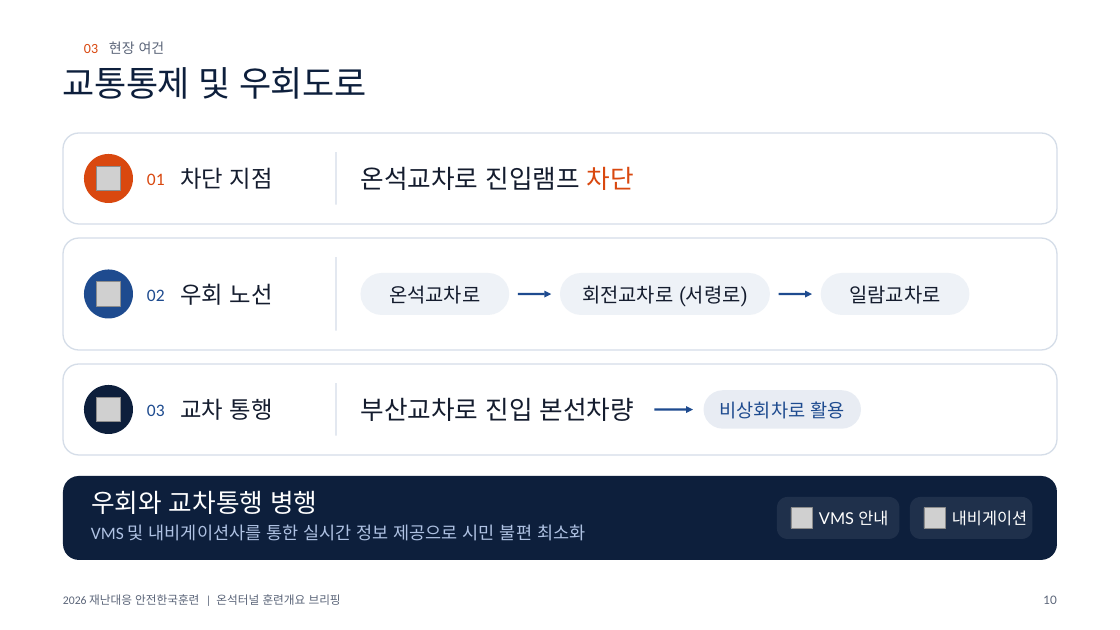
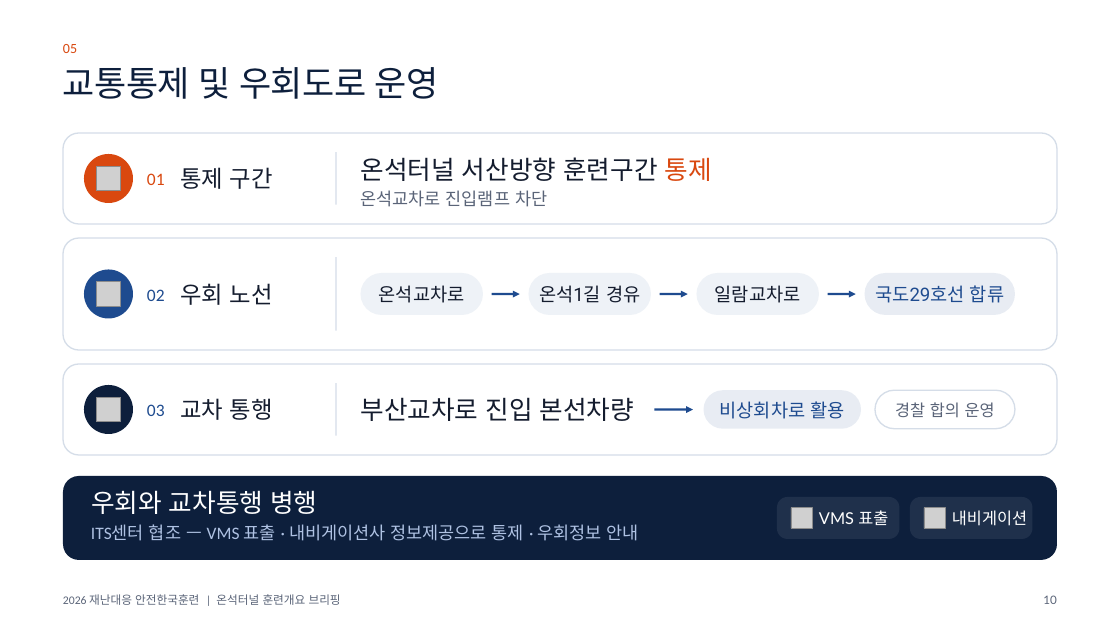
Before and after one commit to tmdgns5782-pixel/dcd, a slide deck: slide 10 of briefing/onseok-tunnel/onseok-briefing.pptx. Drawn at 1120x630 pixels with LibreOffice and Linux fonts; fonts in the diff are those of the drawing; grey boxes stand for pictures; background and template pictures are left out. Boxes give left, top, right and bottom in pixels: in the first picture for what was removed or moved away, otherwise in the second. Text is boxed around its words. In the diff, an @@ line names an element or a change of style, - is before the commit and + after.

```diff
--- a/briefing/onseok-tunnel/onseok-briefing.pptx
+++ b/briefing/onseok-tunnel/onseok-briefing.pptx
@@ text added at [63,44,77,53], 12 pt, text #D9480F @@
+05
@@ text removed at [84,41,165,54] @@
-03 현장 여건
@@ title at [63,67,439,99]: text changed @@
-교통통제 및 우회도로
+교통통제 및 우회도로 운영
@@ text at [180,167,273,189]: text changed @@
-차단 지점
+통제 구간
@@ text at [360,157,712,181]: paragraph added @@
+온석터널 서산방향 훈련구간 통제
@@ text at [360,190,547,207]: size 22 to 15 pt, font Roboto to Arial in "온석교차로 진입램프 차단"; text colour #141C2E to #5A6478 in "온석교차로 진입램프"; text colour #D9480F to #5A6478 in "차단"; line spacing 1.02 to 1.19 @@
@@ text "온석교차로" at [379,285,465,303]: size 17 to 16 pt @@
@@ rounded rectangle: place and size @@
-rounded rectangle at [360,273,509,315]
+rounded rectangle at [360,273,483,315]
@@ arrow moved from (518, 294) - (551, 294) to (492, 294) - (520, 294) @@
@@ rounded rectangle: place and size @@
-rounded rectangle at [560,273,770,315]
+rounded rectangle at [528,273,651,315]
@@ text added at [539,285,640,303], 16 pt, text #141C2E @@
+온석1길 경유
@@ text removed at [582,285,748,307] @@
-회전교차로 (서령로)
@@ arrow added from (660, 294) to (688, 294), #1E4B8F 1.88 pt @@
@@ text "일람교차로" at [715,285,801,303]: size 17 to 16 pt @@
@@ text "일람교차로": place and size @@
-text "일람교차로" at [849,285,940,304]
+text "일람교차로" at [715,285,801,303]
@@ rounded rectangle: place and size @@
-rounded rectangle at [821,273,970,315]
+rounded rectangle at [697,273,819,315]
@@ arrow moved from (779, 294) - (812, 294) to (828, 294) - (856, 294) @@
@@ rounded rectangle added at [865,273,1015,315], fill #1E4B8F at 10% opacity @@
@@ text added at [875,285,1004,303], 16 pt, text #1E4B8F @@
+국도29호선 합류
@@ rounded rectangle added at [875,391,1016,429], outline #D5DDE8 1.13 pt @@
@@ text added at [895,402,995,417], 14 pt, text #5A6478 @@
+경찰 합의 운영
@@ text at [91,524,639,541]: text changed @@
-VMS 및 내비게이션사를 통한 실시간 정보 제공으로 시민 불편 최소화
+ITS센터 협조 — VMS 표출 · 내비게이션사 정보제공으로 통제 · 우회정보 안내
@@ text at [819,510,888,525]: text changed @@
-VMS 안내
+VMS 표출
```
Also in this commit, not shown: 13 other slides changed, 4 other files.
